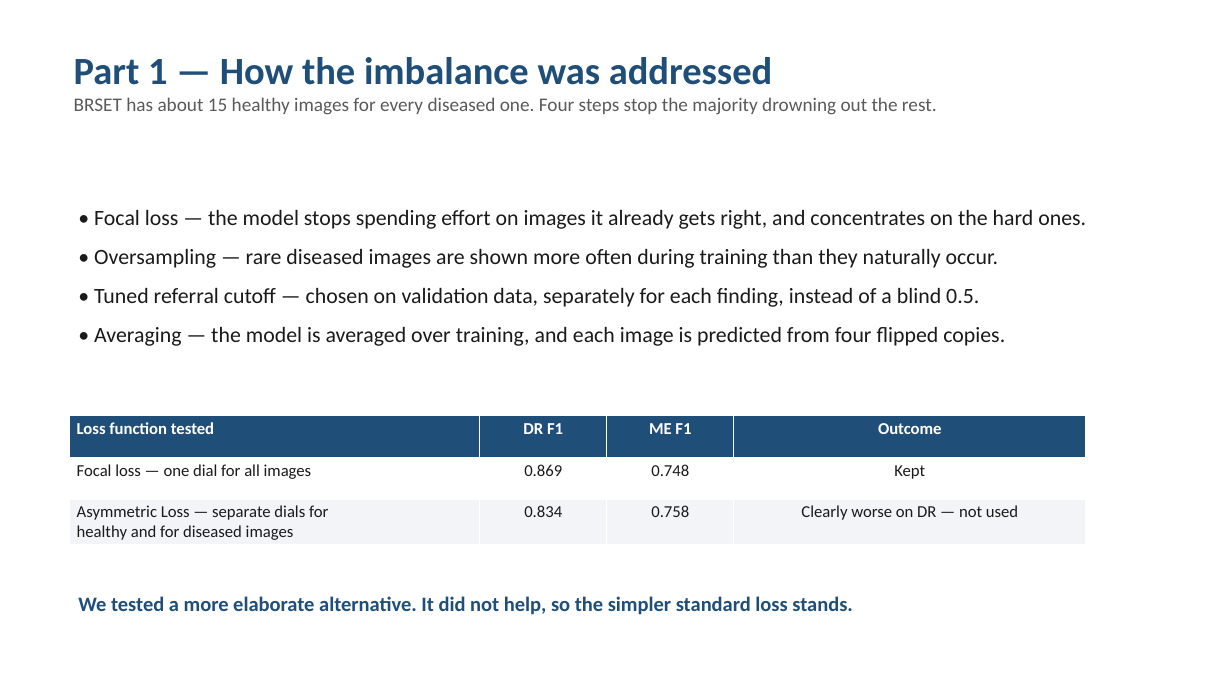
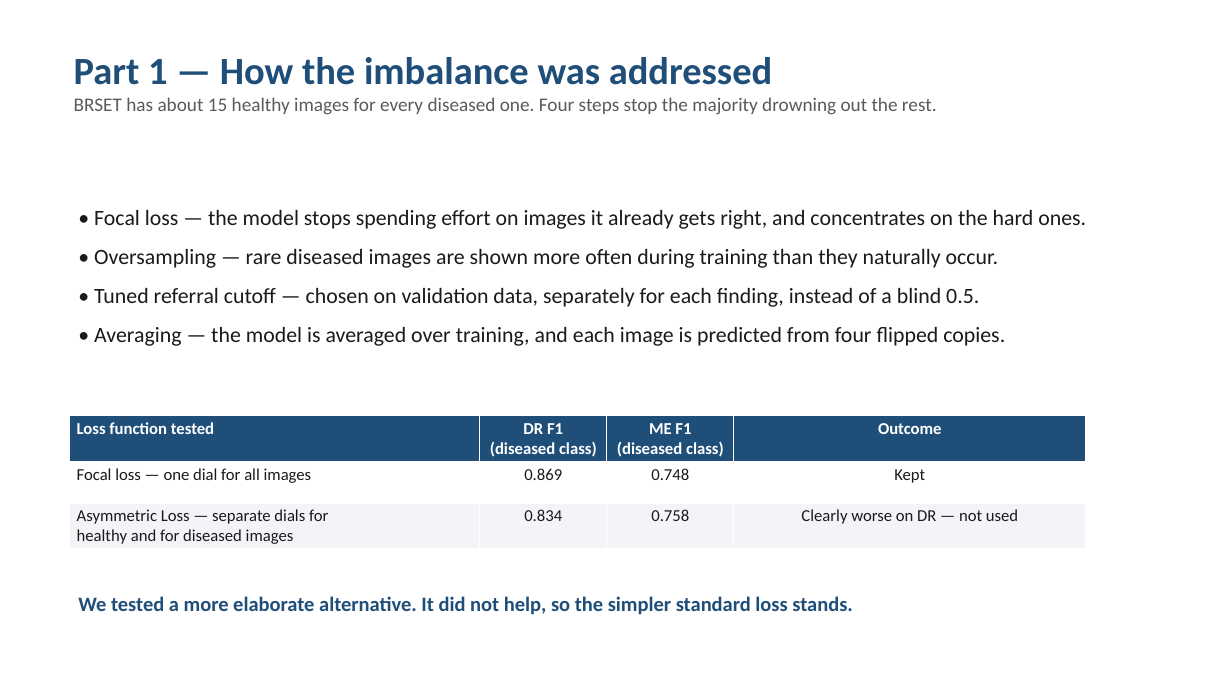
Before and after one commit to Sahith59/brset-convnextv2, a slide deck: slide 5 of presentation/BRSET_ConvNeXtV2_Progress.pptx. Drawn at 1232x693 pixels with LibreOffice and Linux fonts; fonts in the diff are those of the drawing. Boxes give left, top, right and bottom in pixels: in the first picture for what was removed or moved away, otherwise in the second. Text is boxed around its words. In the diff, an @@ line names an element or a change of style, - is before the commit and + after.

```diff
--- a/presentation/BRSET_ConvNeXtV2_Progress.pptx
+++ b/presentation/BRSET_ConvNeXtV2_Progress.pptx
@@ table at <box>69,416,1087,548</box> @@
-row 1, column 2: DR F1
+row 1, column 2: DR F1 / (diseased class)
-row 1, column 3: ME F1
+row 1, column 3: ME F1 / (diseased class)
```
Also in this commit, not shown: 4 other slides changed, 1 other file.
